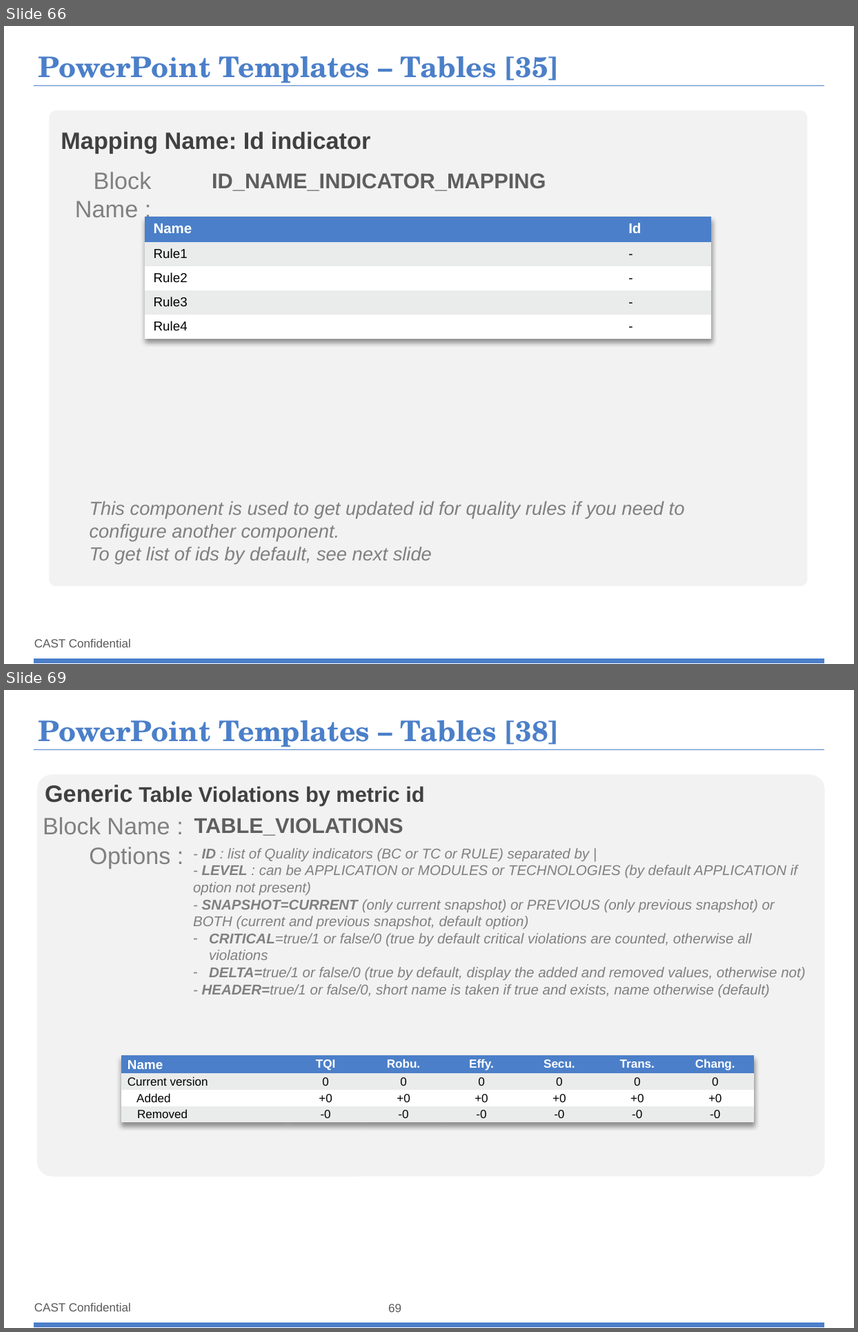
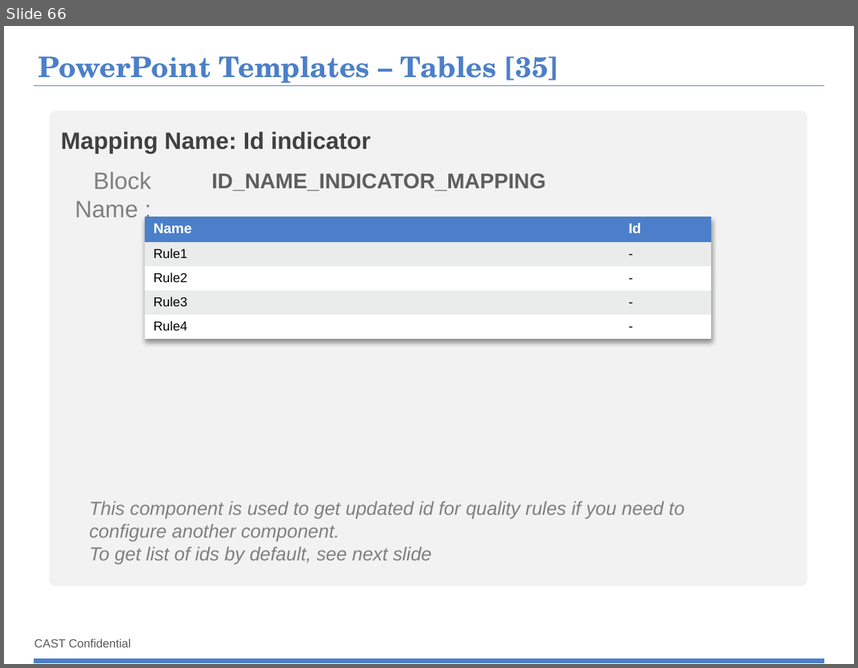
Before and after one commit to CAST-projects/ReportGenerator, a slide deck: CastReporting.Reporting/TemplatesFiles/1- Powerpoint-components-library.pptx. Shown one above the other, each under a label of ours: slides 66 and 69 before the commit, slide 66 after it; the slides between them are not shown. The pictures are 858x1332 and 858x668 pixels, drawn with LibreOffice and Linux fonts; fonts in the diff are those of the drawing; background and template pictures are left out. Boxes give left, top, right and bottom in pixels: in the first picture for what was removed or moved away, otherwise in the second. Text is boxed around its words. In the diff, an @@ line names an element or a change of style, - is before the commit and + after.

```diff
--- a/CastReporting.Reporting/TemplatesFiles/1- Powerpoint-components-library.pptx
+++ b/CastReporting.Reporting/TemplatesFiles/1- Powerpoint-components-library.pptx
@@ slide 69 removed at [4, 690, 854, 1328], background #FFFFFF; not listed: 3 template elements that a slide beside it also shows @@
@@ title removed at [38, 720, 559, 750] @@
-PowerPoint Templates – Tables [38]
@@ rounded rectangle removed at [37, 774, 825, 1175] @@
@@ text removed at [45, 785, 424, 806] @@
-Generic Table Violations by metric id
@@ text removed at [43, 817, 170, 834] @@
-Block Name :
@@ text removed at [194, 818, 404, 836] @@
-TABLE_VIOLATIONS
@@ text removed at [89, 847, 170, 869] @@
-Options :
@@ text removed at [193, 848, 805, 997] @@
-- ID : list of Quality indicators (BC or TC or RULE) separated by |
-- LEVEL : can be APPLICATION or MODULES or TECHNOLOGIES (by default APPLICATION if option not present)
-- SNAPSHOT=CURRENT (only current snapshot) or PREVIOUS (only previous snapshot) or BOTH (current and previous snapshot, default option)
-– CRITICAL=true/1 or false/0 (true by default critical violations are counted, otherwise all violations
-– DELTA=true/1 or false/0 (true by default, display the added and removed values, otherwise not)
-- HEADER=true/1 or false/0, short name is taken if true and exists, name otherwise (default)
@@ table removed at [121, 1056, 756, 1123], 4 rows, 7 columns @@
-Name | TQI | Robu. | Effy. | Secu. | Trans. | Chang.
-Current version | 0 | 0 | 0 | 0 | 0 | 0
-Added | +0 | +0 | +0 | +0 | +0 | +0
-Removed | -0 | -0 | -0 | -0 | -0 | -0
@@ page number removed at [388, 1303, 401, 1312] @@
-69
```
Also in this commit, not shown: 2 other slides removed, 5 other files.
